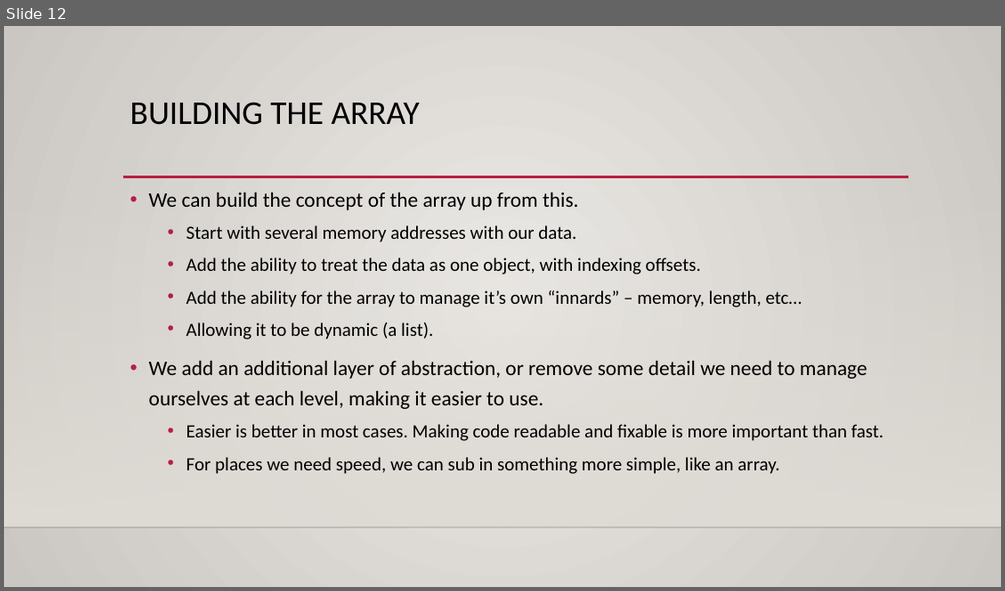
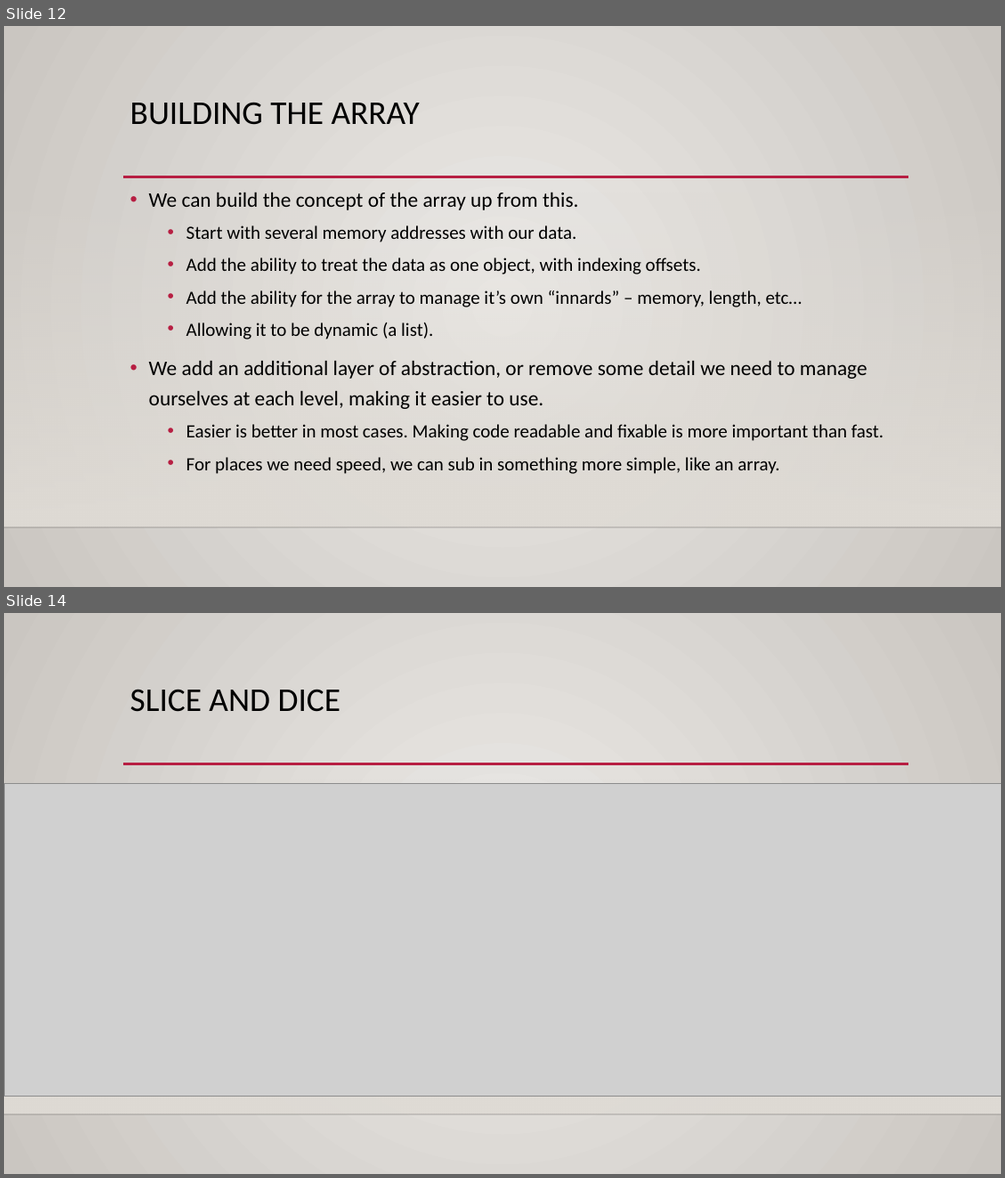
Before and after one commit to okohnkay/Programming_Basics_for_ML, a slide deck: course_material/slides/013_arrays.pptx. Shown one above the other, each under a label of ours: slide 12 before the commit, slides 12 and 14 after it; the slides between them are not shown. The pictures are 1005x591 and 1005x1178 pixels, drawn with LibreOffice and Linux fonts; fonts in the diff are those of the drawing; grey boxes stand for pictures; background and template pictures are left out. Boxes give left, top, right and bottom in pixels: in the first picture for what was removed or moved away, otherwise in the second. Text is boxed around its words. In the diff, an @@ line names an element or a change of style, - is before the commit and + after.

```diff
--- a/course_material/slides/013_arrays.pptx
+++ b/course_material/slides/013_arrays.pptx
@@ slide 14 added at [4, 613, 1001, 1174], background gradient #ECEAE7 to #CAC7C1; not listed: 3 template elements that a slide beside it also shows @@
@@ title added at [130, 689, 340, 712], 32 pt, text #000000 @@
+SLICE AND DICE
@@ picture added at [4, 784, 1001, 1095] @@
```
Also in this commit, not shown: 1 slide changed, 3 other files.
